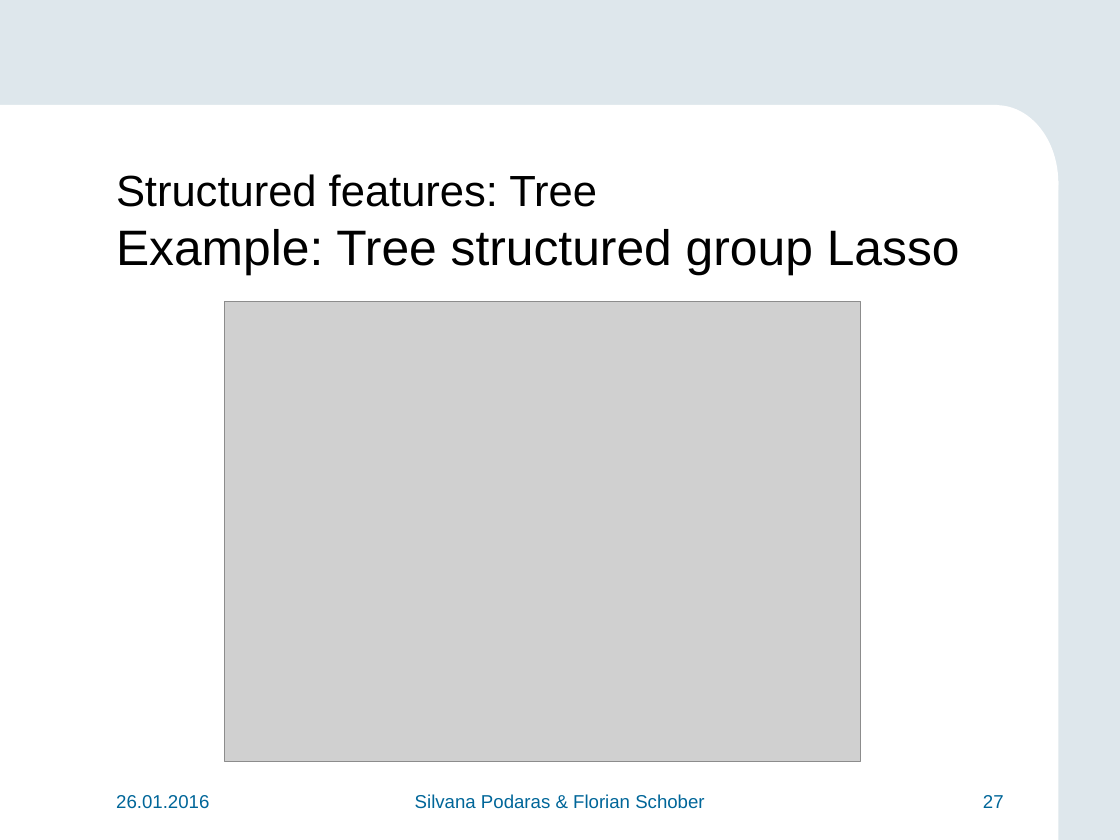
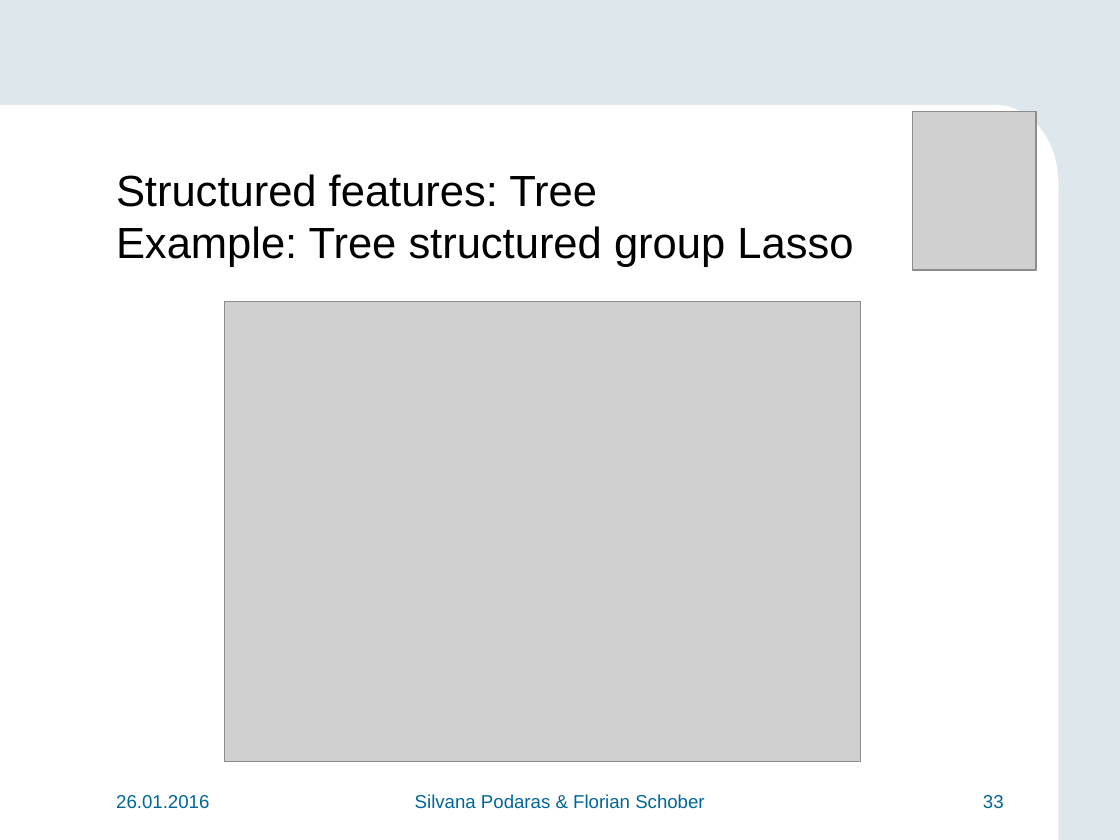
Before and after one commit to teretrus/VisSeminar, a slide deck: slide 33 of presentation/Presentation.pptx (slide 27 before the commit). Drawn at 1120x840 pixels with LibreOffice and Linux fonts; fonts in the diff are those of the drawing; grey boxes stand for pictures; background and template pictures are left out. Boxes give left, top, right and bottom in pixels: in the first picture for what was removed or moved away, otherwise in the second. Text is boxed around its words. In the diff, an @@ line names an element or a change of style, - is before the commit and + after.

```diff
--- a/presentation/Presentation.pptx
+++ b/presentation/Presentation.pptx
@@ picture added at (913,111,1036,270) @@
@@ title "Structured features: Tree Example: Tree ..." at (116,174,853,267): size 32 to 28 pt in "Example: Tree structured group Lasso" @@
@@ page number at (983,795,1004,808): text changed @@
-27
+33
```
Also in this commit, not shown: 10 other slides changed, 9 slides added, 1 other file.
